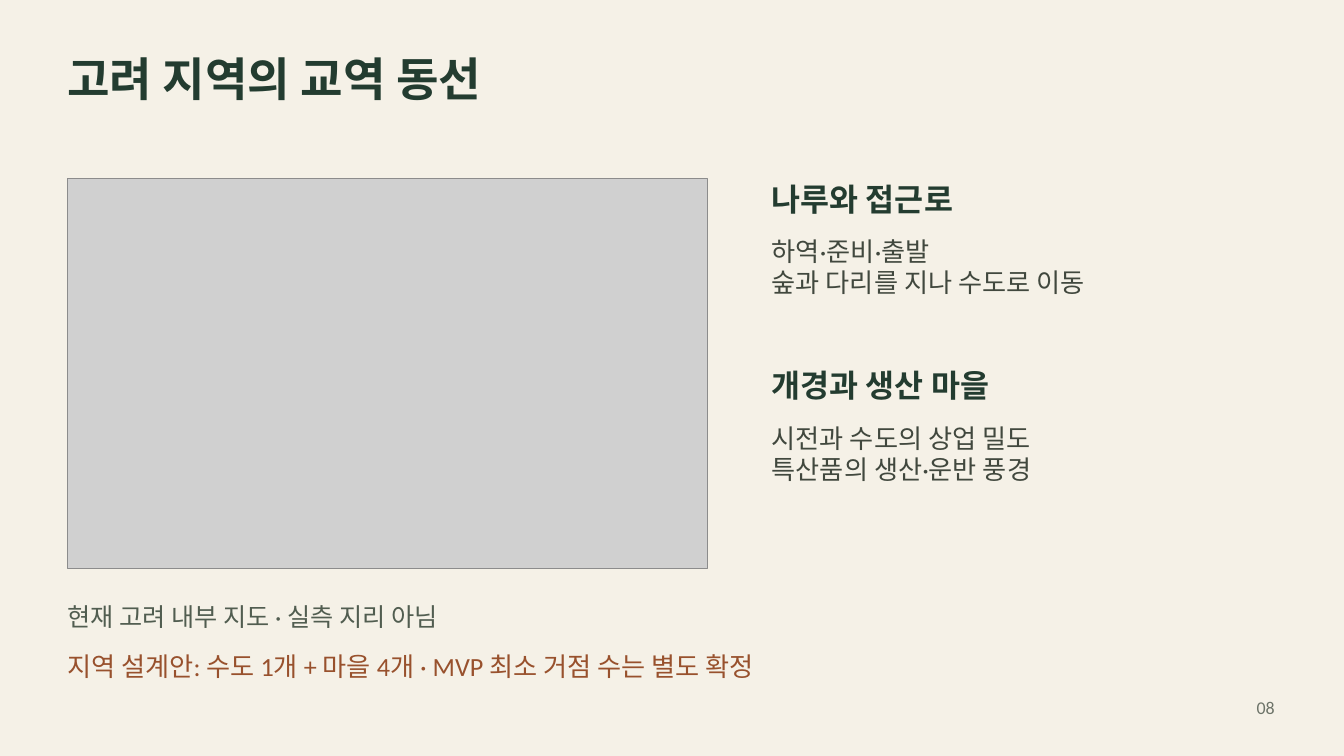
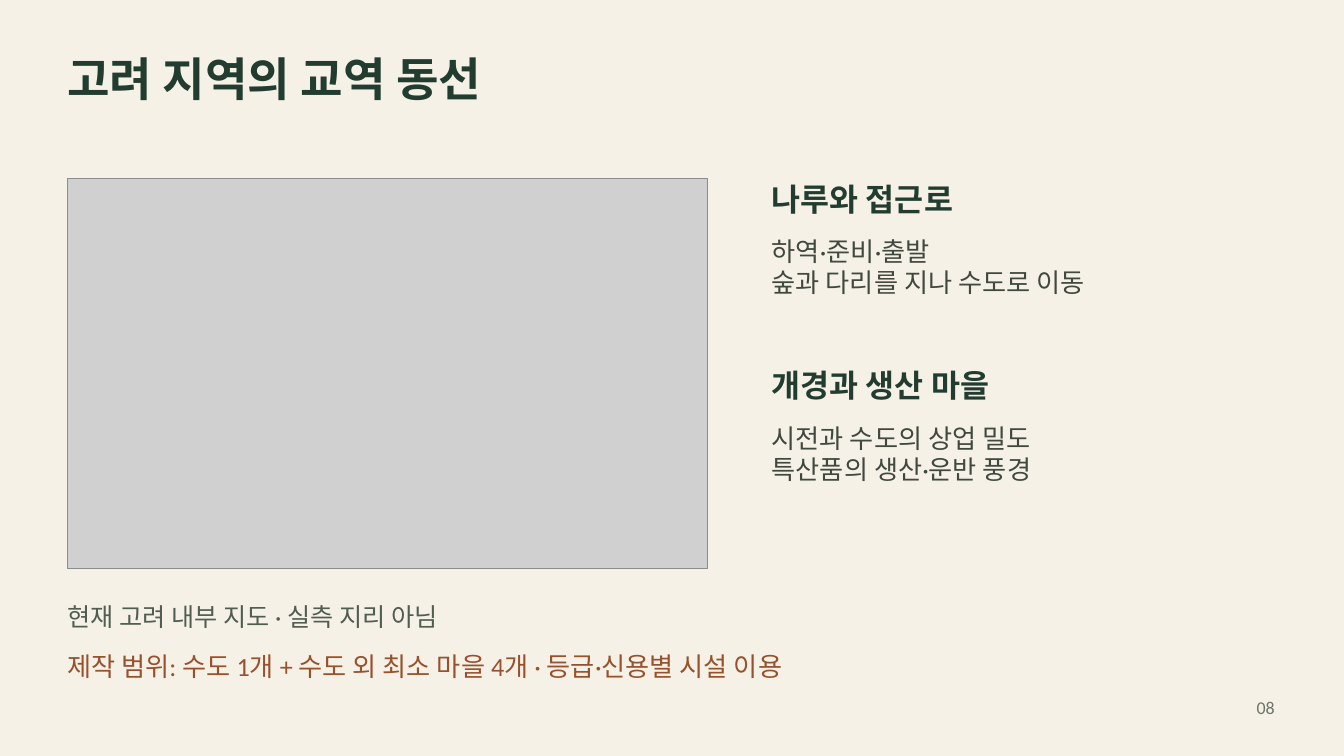
Before and after one commit to hundredman/pocket-caravan, a slide deck: slide 8 of Presentations/2026-10-19/팀별 게임 기획 발표 자료_최종.pptx. Drawn at 1344x756 pixels with LibreOffice and Linux fonts; fonts in the diff are those of the drawing; grey boxes stand for pictures. Boxes give left, top, right and bottom in pixels: in the first picture for what was removed or moved away, otherwise in the second. Text is boxed around its words. In the diff, an @@ line names an element or a change of style, - is before the commit and + after.

```diff
--- a/Presentations/2026-10-19/팀별 게임 기획 발표 자료_최종.pptx
+++ b/Presentations/2026-10-19/팀별 게임 기획 발표 자료_최종.pptx
@@ text at [67,654,782,678]: text changed @@
-지역 설계안: 수도 1개 + 마을 4개 · MVP 최소 거점 수는 별도 확정
+제작 범위: 수도 1개 + 수도 외 최소 마을 4개 · 등급·신용별 시설 이용
```
Also in this commit, not shown: 3 other slides changed, 24 other files.
